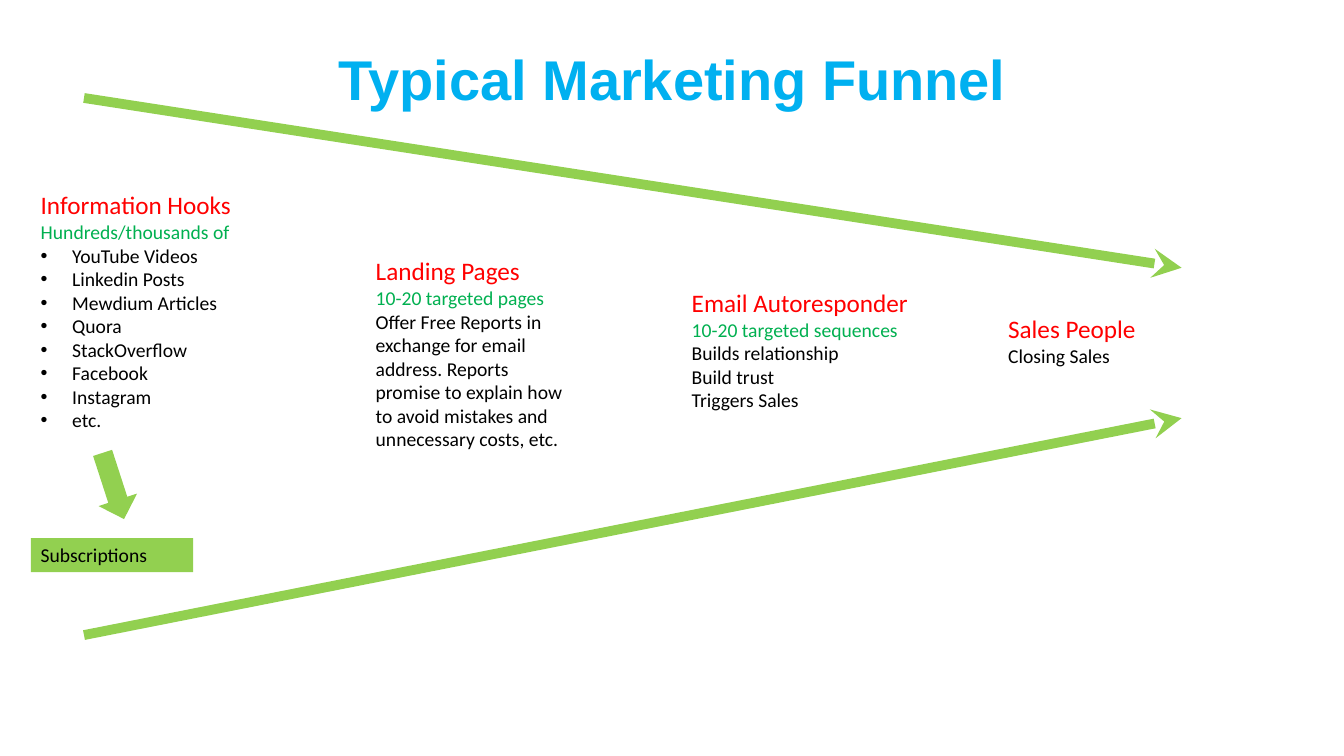
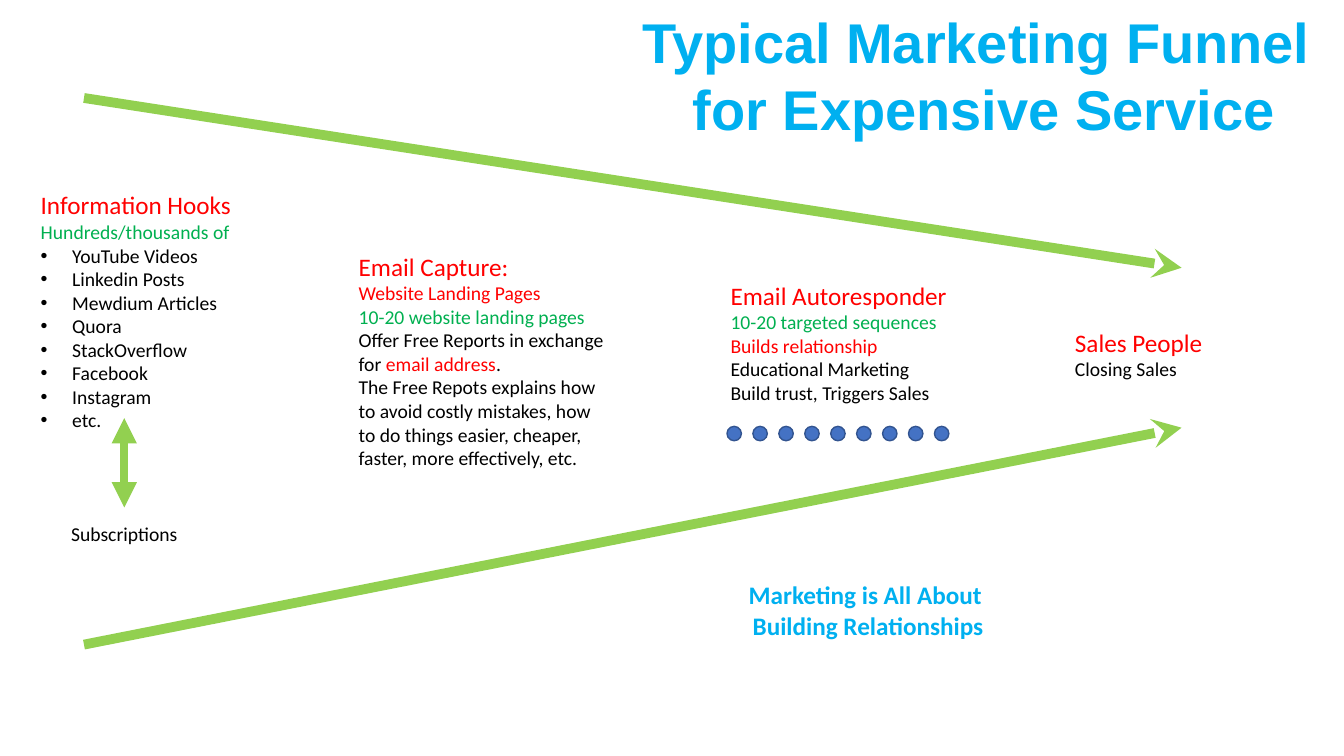
Before and after one commit to lselector/marketing, a slide deck: slide 4 of Marketing.pptx (slide 2 before the commit). Drawn at 1344x756 pixels with LibreOffice and Linux fonts; fonts in the diff are those of the drawing. Boxes give left, top, right and bottom in pixels: in the first picture for what was removed or moved away, otherwise in the second. Text is boxed around its words. In the diff, an @@ line names an element or a change of style, - is before the commit and + after.

Commit message:
update

```diff
--- a/Marketing.pptx
+++ b/Marketing.pptx
@@ text "Typical Marketing Funnel": place and size @@
-text "Typical Marketing Funnel" at <box>338,59,1005,110</box>
+text "Typical Marketing Funnel" at <box>642,22,1309,140</box>
@@ text at <box>693,89,1274,140</box>: paragraph added @@
+for Expensive Service
@@ text at <box>359,258,604,468</box>: text changed @@
-Landing Pages
-10-20 targeted pages
-Offer Free Reports in exchange for email address. Reports promise to explain how to avoid mistakes and unnecessary costs, etc.
+Email Capture:
+Website Landing Pages
+10-20 website landing pages
+Offer Free Reports in exchange for email address.
+The Free Repots explains how to avoid costly mistakes, how to do things easier, cheaper, faster, more effectively, etc.
@@ text "Email Autoresponder": place and size @@
-text "Email Autoresponder" at <box>692,294,907,411</box>
+text "Email Autoresponder" at <box>731,287,946,404</box>
@@ text "Sales People": place and size @@
-text "Sales People" at <box>1008,320,1136,367</box>
+text "Sales People" at <box>1075,334,1202,380</box>
@@ text at <box>731,339,877,356</box>: text colour #000000 to #FF0000 in "Builds relationship" @@
@@ text at <box>731,362,929,404</box>: text changed @@
-Build trust
-Triggers Sales
+Educational Marketing
+Build trust, Triggers Sales
@@ double arrow added from (124, 418) to (124, 507), #92D050 6 pt @@
@@ arrow moved from (84, 635) - (1182, 418) to (84, 645) - (1182, 427) @@
@@ right arrow removed at <box>85,449,142,524</box> @@
@@ ellipse added at <box>727,426,741,441</box>, fill #4472C4, outline #325491 1 pt @@
@@ ellipse added at <box>753,426,767,441</box>, fill #4472C4, outline #325491 1 pt @@
@@ ellipse added at <box>779,426,793,441</box>, fill #4472C4, outline #325491 1 pt @@
@@ ellipse added at <box>805,426,819,441</box>, fill #4472C4, outline #325491 1 pt @@
@@ ellipse added at <box>831,426,845,441</box>, fill #4472C4, outline #325491 1 pt @@
@@ ellipse added at <box>857,426,871,441</box>, fill #4472C4, outline #325491 1 pt @@
@@ ellipse added at <box>883,426,897,441</box>, fill #4472C4, outline #325491 1 pt @@
@@ ellipse added at <box>908,426,923,441</box>, fill #4472C4, outline #325491 1 pt @@
@@ ellipse added at <box>935,426,949,441</box>, fill #4472C4, outline #325491 1 pt @@
@@ text "Subscriptions": place and size @@
-text "Subscriptions" at <box>31,538,194,573</box>
+text "Subscriptions" at <box>71,527,177,544</box>
@@ text "Subscriptions" at <box>71,527,177,544</box>: alignment left to centre; fill #92D050 to none @@
@@ text added at <box>749,586,983,640</box>, 18 pt, text #00B0F0, bold @@
+Marketing is All About
+Building Relationships
```
Also in this commit, not shown: 1 other slide changed, 6 slides added.
